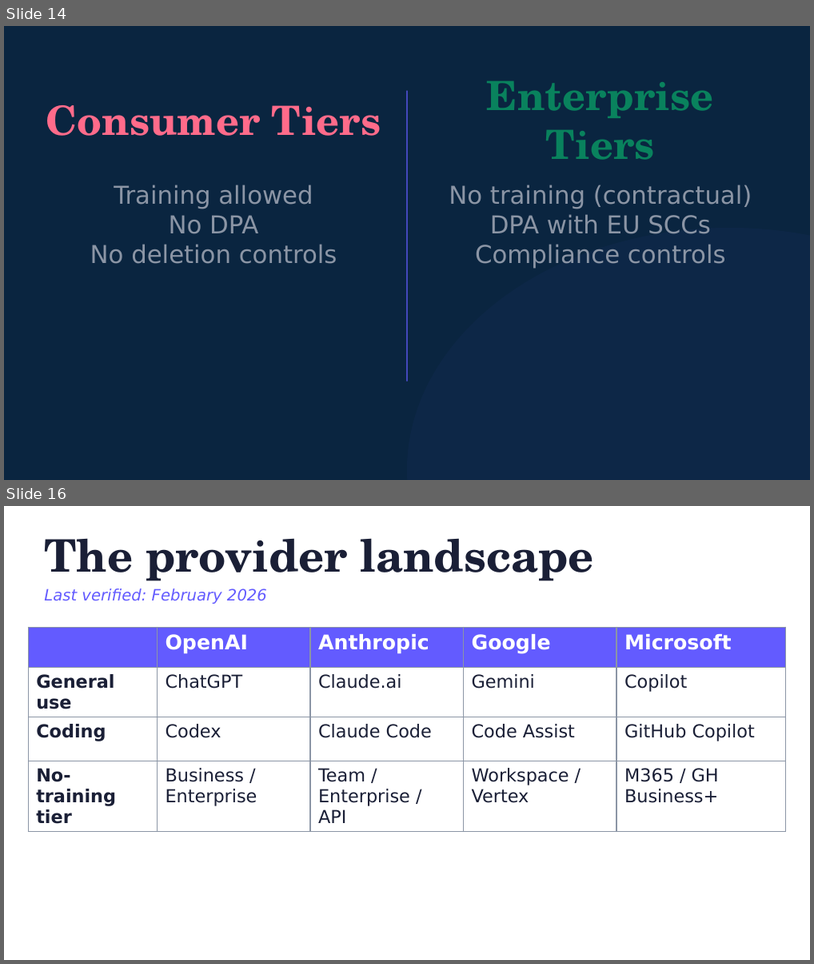
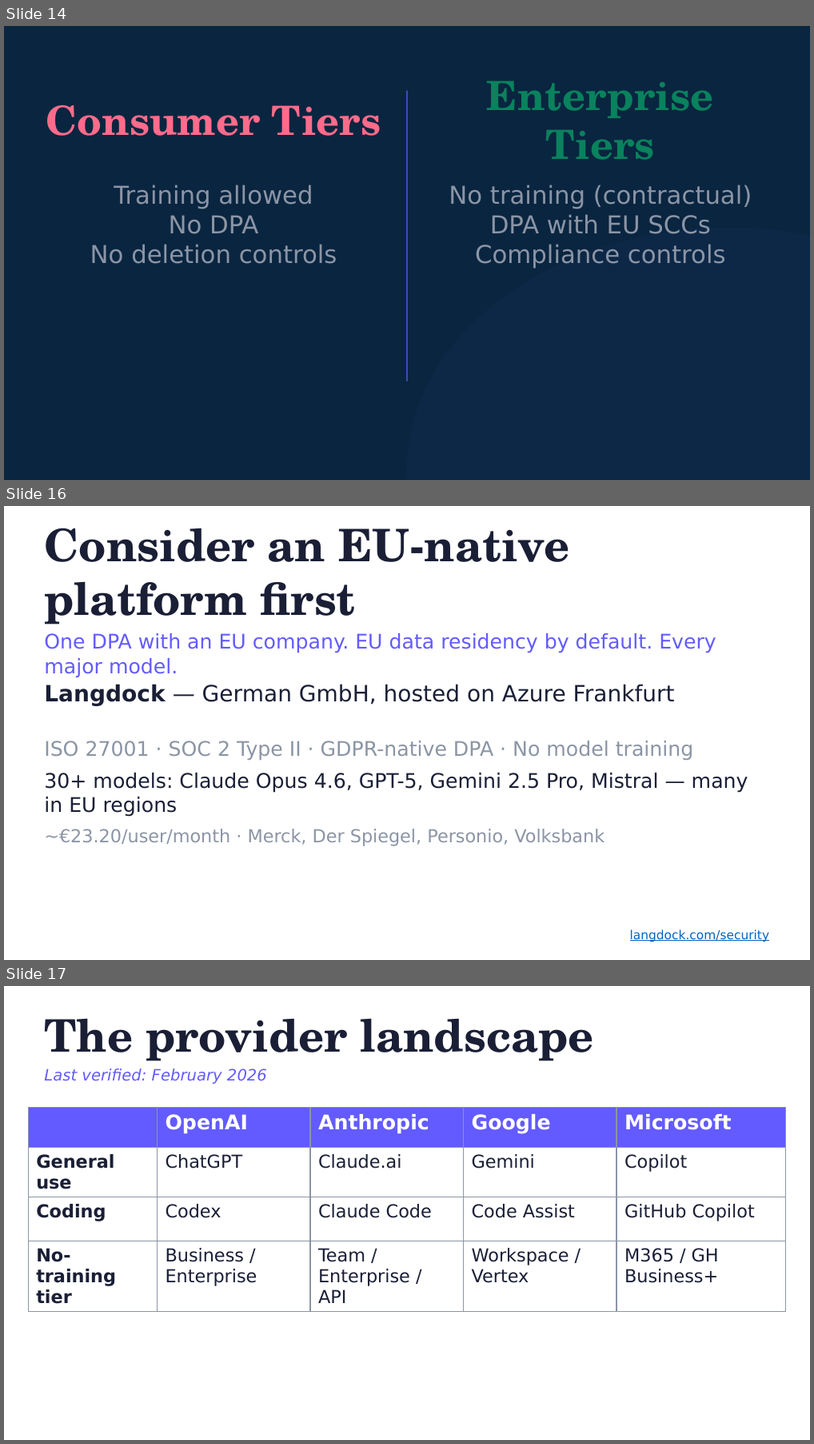
Before and after one commit to michaelengland/ai-best-practices, a slide deck: decks/ai-policy/ai-policy.pptx. Shown one above the other, each under a label of ours: slides 14 and 16 before the commit, slides 14, 16 and 17 after it; the slides between them are not shown. The pictures are 814x964 and 814x1444 pixels, drawn with LibreOffice and Linux fonts; fonts in the diff are those of the drawing. Boxes give left, top, right and bottom in pixels: in the first picture for what was removed or moved away, otherwise in the second. Text is boxed around its words. In the diff, an @@ line names an element or a change of style, - is before the commit and + after.

```diff
--- a/decks/ai-policy/ai-policy.pptx
+++ b/decks/ai-policy/ai-policy.pptx
@@ slide 16 added at (x1=4, y1=506, x2=810, y2=960), background #FFFFFF @@
@@ text added at (x1=44, y1=528, x2=570, y2=624), 40 pt, text #1A1F36, bold @@
+Consider an EU-native platform first
@@ text added at (x1=44, y1=633, x2=717, y2=677), 18 pt, text #635BFF @@
+One DPA with an EU company. EU data residency by default. Every major model.
@@ text added at (x1=44, y1=684, x2=675, y2=706), 20 pt, text #1A1F36 @@
+Langdock — German GmbH, hosted on Azure Frankfurt
@@ text added at (x1=44, y1=740, x2=694, y2=760), 18 pt, text #8B95A5 @@
+ISO 27001 · SOC 2 Type II · GDPR-native DPA · No model training
@@ text added at (x1=44, y1=772, x2=749, y2=816), 18 pt, text #1A1F36 @@
+30+ models: Claude Opus 4.6, GPT-5, Gemini 2.5 Pro, Mistral — many in EU regions
@@ text added at (x1=44, y1=828, x2=605, y2=846), 16 pt, text #8B95A5 @@
+~€23.20/user/month · Merck, Der Spiegel, Personio, Volksbank
@@ text added at (x1=630, y1=929, x2=770, y2=942), 11 pt, text #0563C1, underline @@
+langdock.com/security
@@ what was slide 16 is now slide 17 @@
```
Also in this commit, not shown: 1 slide changed, 2 other slides added, 2 slides removed, 5 other files.
